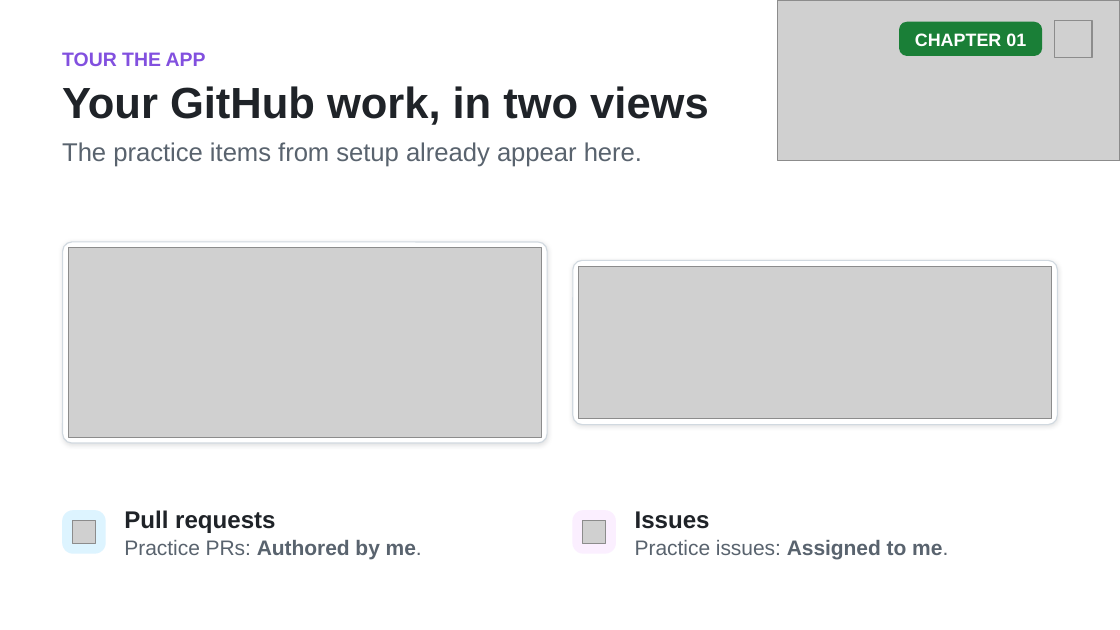
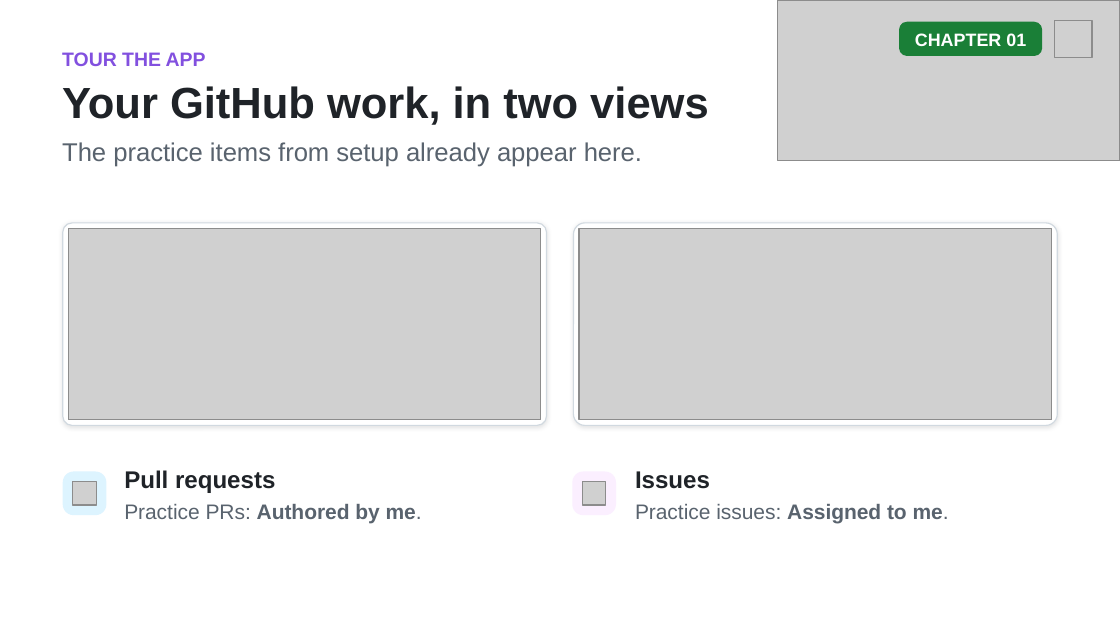
Before and after one commit to github/copilot-app-for-beginners, a slide deck: slide 8 of slides/01-tour-the-app.pptx. Drawn at 1120x630 pixels with LibreOffice and Linux fonts; fonts in the diff are those of the drawing; grey boxes stand for pictures. Boxes give left, top, right and bottom in pixels: in the first picture for what was removed or moved away, otherwise in the second. Text is boxed around its words. In the diff, an @@ line names an element or a change of style, - is before the commit and + after.

```diff
--- a/slides/01-tour-the-app.pptx
+++ b/slides/01-tour-the-app.pptx
@@ rounded rectangle: place and size @@
-rounded rectangle at [63, 242, 548, 444]
+rounded rectangle at [63, 223, 547, 426]
@@ picture: place and size @@
-picture at [68, 248, 541, 437]
+picture at [68, 228, 541, 420]
@@ rounded rectangle: place and size @@
-rounded rectangle at [572, 260, 1057, 424]
+rounded rectangle at [573, 223, 1057, 426]
@@ picture: place and size @@
-picture at [579, 267, 1052, 419]
+picture at [579, 228, 1052, 420]
@@ text "Pull requests": place and size @@
-text "Pull requests" at [124, 510, 275, 533]
+text "Pull requests" at [124, 470, 275, 493]
@@ 2 pictures, 2 rounded rectangles: place and size @@
-2 pictures, 2 rounded rectangles at [63, 511, 616, 554]
+2 pictures, 2 rounded rectangles at [63, 472, 616, 515]
@@ text "Issues": place and size @@
-text "Issues" at [635, 511, 710, 529]
+text "Issues" at [635, 471, 710, 489]
@@ text "Practice PRs: Authored by me.": place and size @@
-text "Practice PRs: Authored by me." at [124, 540, 422, 559]
+text "Practice PRs: Authored by me." at [124, 504, 422, 524]
@@ text "Practice issues: Assigned to me.": place and size @@
-text "Practice issues: Assigned to me." at [635, 540, 948, 559]
+text "Practice issues: Assigned to me." at [635, 504, 949, 524]
```
Also in this commit, not shown: 3 other slides changed, 6 other files.
